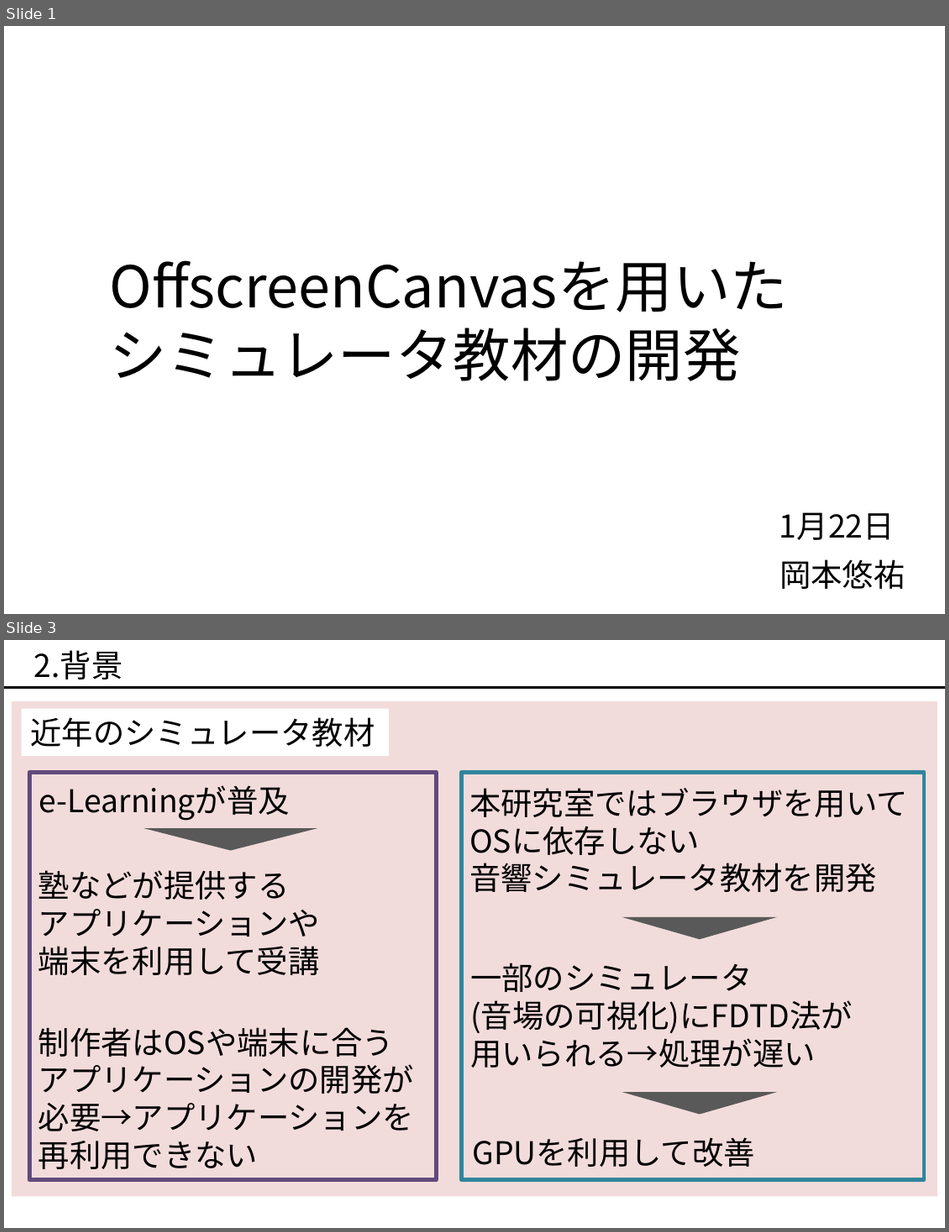
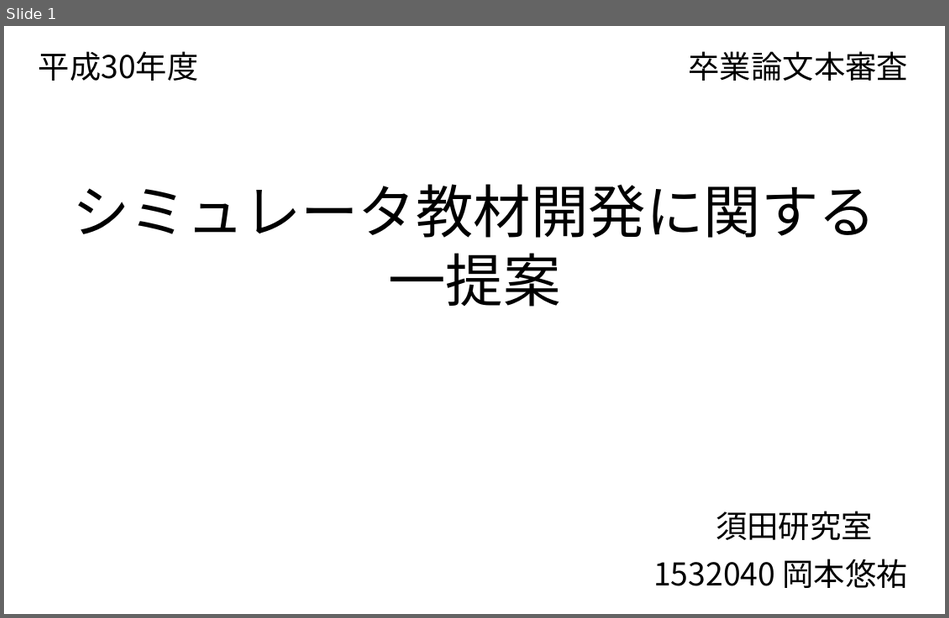
Before and after one commit to okmtaoo/-, a slide deck: presentation/出す.pptx. Shown one above the other, each under a label of ours: slides 1 and 3 before the commit, slide 1 after it; the slides between them are not shown. The pictures are 949x1232 and 949x618 pixels, drawn with LibreOffice and Linux fonts; fonts in the diff are those of the drawing. Boxes give left, top, right and bottom in pixels: in the first picture for what was removed or moved away, otherwise in the second. Text is boxed around its words. In the diff, an @@ line names an element or a change of style, - is before the commit and + after.

```diff
--- a/presentation/出す.pptx
+++ b/presentation/出す.pptx
@@ slide 3 removed at (4, 640, 945, 1228), background #FFFFFF @@
@@ text removed at (34, 650, 123, 679) @@
-2.背景
@@ line removed from (4, 688) to (945, 688) @@
@@ rectangle removed at (12, 701, 937, 1196) @@
@@ rectangle removed at (21, 709, 388, 756) @@
-近年のシミュレータ教材
@@ group removed at (29, 773, 436, 1180): 3 texts, 1 triangle, 1 rectangle @@
-e-Learningが普及
-制作者はOSや端末に合う
-アプリケーションの開発が必要→アプリケーションを
-再利用できない
-塾などが提供する
-アプリケーションや
-端末を利用して受講
@@ group removed at (461, 773, 923, 1180): 3 texts, 2 triangles, 1 rectangle @@
-本研究室ではブラウザを用いて
-OSに依存しない
-音響シミュレータ教材を開発
-一部のシミュレータ
-(音場の可視化)にFDTD法が
-用いられる→処理が遅い
-GPUを利用して改善
@@ slide 1 changed as well @@
@@ text added at (38, 51, 199, 81), 24 pt, text #000000 @@
+平成30年度
@@ text added at (689, 51, 908, 81), 24 pt, text #000000 @@
+卒業論文本審査
@@ text at (72, 184, 876, 307): text changed @@
-OffscreenCanvasを用いた
-シミュレータ教材の開発
+シミュレータ教材開発に関する
+一提案
@@ text at (715, 511, 873, 540): text changed @@
-1月22日
+須田研究室
@@ text at (653, 559, 908, 588): text changed @@
-岡本悠祐
+1532040 岡本悠祐
```
Also in this commit, not shown: 4 other slides changed, 9 slides added, 3 other slides removed, 47 other files.
